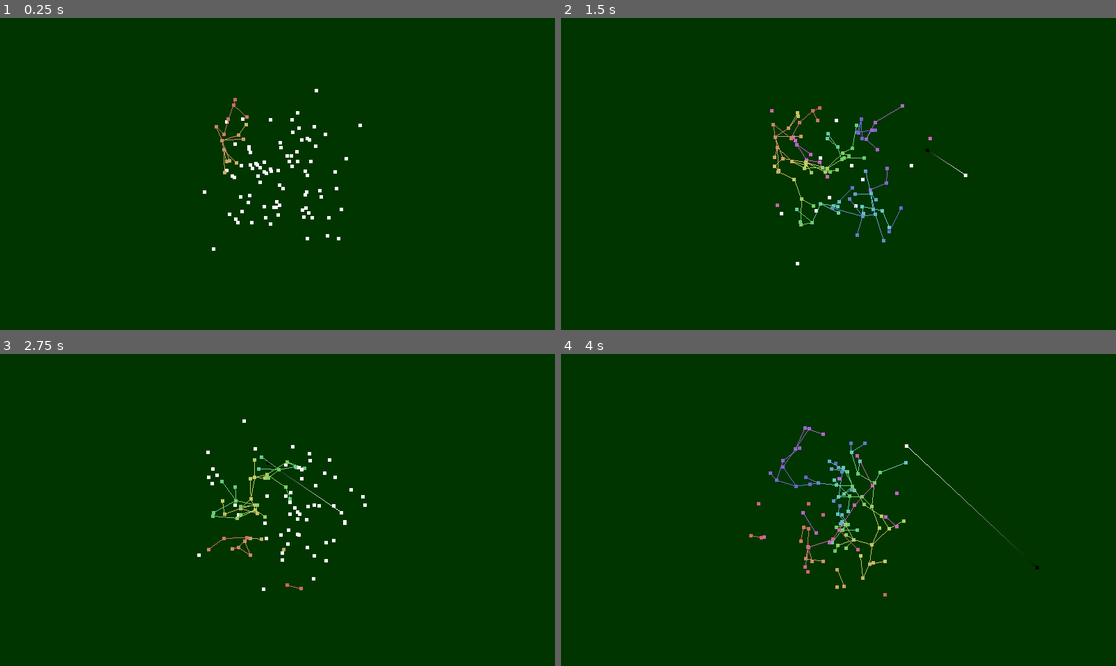
Above: before the commit, frames 1-4 (two rows, left to right).
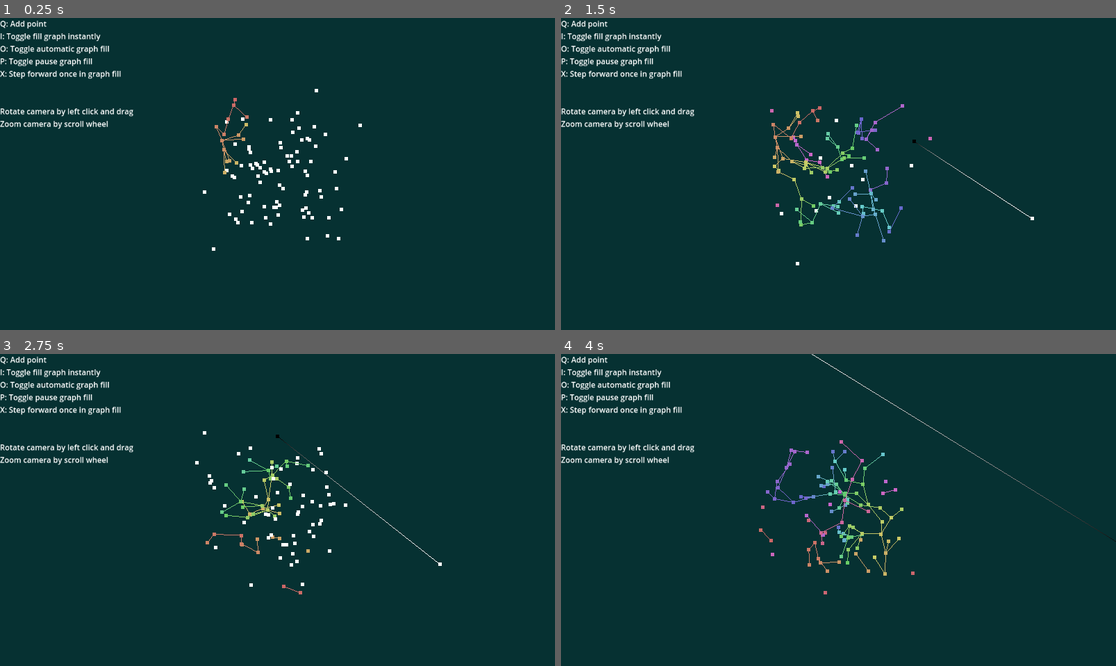
Above: after the commit, the same moments.

Repository: Homshnogen/Unit-Disk-Graph-3D
Game: Godot game, scene res://main.tscn
Same seed, same stepped clock (60 frames per second), same inputs: the game is played once before the commit and once after it.
Inputs (mouse positions are in pixels of both pictures, inside the frame that each line leads up to):
- Up to frame 1 (0.25 s): no input
- Up to frame 2 (1.5 s): tap Enter at 0.5 s; move the mouse to (960, 158) at 0.52 s; press the mouse at (960, 158) at 0.53 s; hold X (step_forward) 0.53-1.25 s; tap Q (place_point) at 0.8 s; release the mouse at (960, 158) at 1.25 s; drag from (727, 189) to (810, 236) at 1.27 s
- Up to frame 3 (2.75 s): tap R (reset_points) at 2 s; move the mouse to (333, 441) at 2.02 s; press the mouse at (333, 441) at 2.03 s; hold X (step_forward) from 2.03 s (still down); tap W (toggle_camera) at 2.1 s
- Up to frame 4 (4 s): release X (step_forward) at 2.75 s; release the mouse at (894, 441) at 2.75 s; drag from (810, 572) to (672, 463) at 2.77 s; move the mouse to (1005, 556) at 3.52 s; press the mouse at (1005, 556) at 3.53 s; tap W (toggle_camera) at 3.8 s

The runs differ from the first frame. In frame 1, 99% of the frame differs, in the area x 0-100%, y 0-100%; in frame 2, 99%; in frame 3, 100%; in frame 4, 100%.

Commit message:
added camera zoom

Diff:
--- a/GimbalCamera.gd
+++ b/GimbalCamera.gd
@@ -3,6 +3,8 @@
 # Declare member variables here. Examples:
 # var a = 2
 # var b = "text"
+
+@export var point_cloud : Node3D
 
 var Poses : Array[Node3D]
 var active_pose : int
@@ -17,43 +19,61 @@
 
 # Called every frame. 'delta' is the elapsed time since the previous frame.
 func _process(delta):
+	return
 	var tf := 1.0 - pow(0.01, delta) # 1 -> 0.99
 	camera.transform = camera.transform.interpolate_with(Poses[active_pose].transform, tf)
 
+func drag_camera(x : float, y: float) :
+	rotate_camera(x)
+	elevate_camera(y)
+
+func place_point() :
+	var mouse := get_viewport().get_mouse_position()
+	var array_mesh = ArrayMesh.new()
+	var arrs = []
+	arrs.resize(Mesh.ARRAY_MAX)
+	var vertices : PackedVector3Array = [camera.project_position(mouse, -0.5 + local_camera_distance), camera.project_position(mouse, 2 + local_camera_distance)]
+	var colors : PackedColorArray = [Color.WHITE, Color.BLACK]
+	var lines : PackedInt32Array = [0, 1]
+	arrs[Mesh.ARRAY_VERTEX] = vertices
+	arrs[Mesh.ARRAY_COLOR] = colors
+	array_mesh.add_surface_from_arrays(PrimitiveMesh.PRIMITIVE_POINTS, arrs)
+	arrs[Mesh.ARRAY_INDEX] = lines
+	array_mesh.add_surface_from_arrays(PrimitiveMesh.PRIMITIVE_LINES, arrs)
+
+	var mesh_instance = MeshInstance3D.new()
+	mesh_instance.mesh = array_mesh
+	mesh_instance.set_surface_override_material(0, ResourceLoader.load("res://point_material.tres", "Material") as Material)
+	mesh_instance.set_surface_override_material(1, ResourceLoader.load("res://line_material.tres", "Material") as Material)
+	if place_hint :
+		place_hint.queue_free()
+	add_child(mesh_instance)
+	place_hint = mesh_instance
+
+var local_camera_distance := 1.0
+
 func _input(event):
 	if event is InputEventScreenDrag:
-		print_debug("drag")
-		var relative = event.speed
-		rotate_camera(relative.x)
-		elevate_camera(relative.y)
+		print_debug("drag") # for touchscreens
+		drag_camera(event.speed.x, event.speed.y)
 	elif Input.is_action_pressed("drag_camera") and event is InputEventMouseMotion:
-		var relative = event.relative
-		rotate_camera(relative.x / 180)
-		elevate_camera(relative.y / 180)
+		drag_camera(event.relative.x / 180, event.relative.y / 180)
 	elif Input.is_action_just_pressed("toggle_camera"):
-		active_pose = 1-active_pose
+		active_pose = (active_pose + 1) % Poses.size()
 	elif (Input.is_action_just_pressed("place_point")) :
-		var mouse := get_viewport().get_mouse_position()
-		var array_mesh = ArrayMesh.new()
-		var arrs = []
-		arrs.resize(Mesh.ARRAY_MAX)
-		var vertices : PackedVector3Array = [camera.project_position(mouse, 1), camera.project_position(mouse, 2)]
-		var colors : PackedColorArray = [Color.WHITE, Color.BLACK]
-		var lines : PackedInt32Array = [0, 1]
-		arrs[Mesh.ARRAY_VERTEX] = vertices
-		arrs[Mesh.ARRAY_COLOR] = colors
-		array_mesh.add_surface_from_arrays(PrimitiveMesh.PRIMITIVE_POINTS, arrs)
-		arrs[Mesh.ARRAY_INDEX] = lines
-		array_mesh.add_surface_from_arrays(PrimitiveMesh.PRIMITIVE_LINES, arrs)
-
-		var mesh_instance = MeshInstance3D.new()
-		mesh_instance.mesh = array_mesh
-		mesh_instance.set_surface_override_material(0, ResourceLoader.load("res://point_material.tres", "Material") as Material)
-		mesh_instance.set_surface_override_material(1, ResourceLoader.load("res://line_material.tres", "Material") as Material)
-		if place_hint :
-			place_hint.queue_free()
-		add_child(mesh_instance)
-		place_hint = mesh_instance
+		place_point()
+	elif event is InputEventMouseButton and event.button_index == MOUSE_BUTTON_WHEEL_UP:
+		if local_camera_distance > 0.0 :
+			var node : Node3D = $CameraRotate/CameraElevate/Camera3D
+			node.transform = node.transform.translated_local(Vector3(0.0, 0.0, -0.05))
+			local_camera_distance -= 0.05
+			print(local_camera_distance)
+	elif event is InputEventMouseButton and event.button_index == MOUSE_BUTTON_WHEEL_DOWN:
+		if local_camera_distance < 1.5 :
+			var node : Node3D = $CameraRotate/CameraElevate/Camera3D
+			node.transform = node.transform.translated_local(Vector3(0.0, 0.0, 0.05))
+			local_camera_distance += 0.05
+			print(local_camera_distance)
 	pass
 
 func rotate_camera(angle : float):
--- a/main.tscn
+++ b/main.tscn
@@ -18,8 +18,9 @@
 point_material = ExtResource("2_ir81f")
 line_material = ExtResource("3_mpno3")
 
-[node name="GimbalCamera" type="Node3D" parent="."]
+[node name="GimbalCamera" type="Node3D" parent="." node_paths=PackedStringArray("point_cloud")]
 script = ExtResource("2_igwio")
+point_cloud = NodePath("../PointCloud")
 
 [node name="CameraRotate" type="Node3D" parent="GimbalCamera"]
 
@@ -33,3 +34,16 @@
 
 [node name="CameraPos1" type="Node3D" parent="GimbalCamera/CameraRotate/CameraElevate"]
 transform = Transform3D(1, 0, 0, 0, 1, 0, 0, 0, 1, 0, 0, 1.6)
+
+[node name="Label" type="Label" parent="."]
+offset_right = 40.0
+offset_bottom = 23.0
+text = "Q: Add point
+I: Toggle fill graph instantly
+O: Toggle automatic graph fill
+P: Toggle pause graph fill
+X: Step forward once in graph fill
+
+
+Rotate camera by left click and drag
+Zoom camera by scroll wheel"
--- a/new_environment.tres
+++ b/new_environment.tres
@@ -2,6 +2,6 @@
 
 [resource]
 background_mode = 1
-background_color = Color(0, 0.207843, 0, 1)
+background_color = Color(0.0235294, 0.192157, 0.196078, 1)
 ambient_light_source = 1
 reflected_light_source = 1
